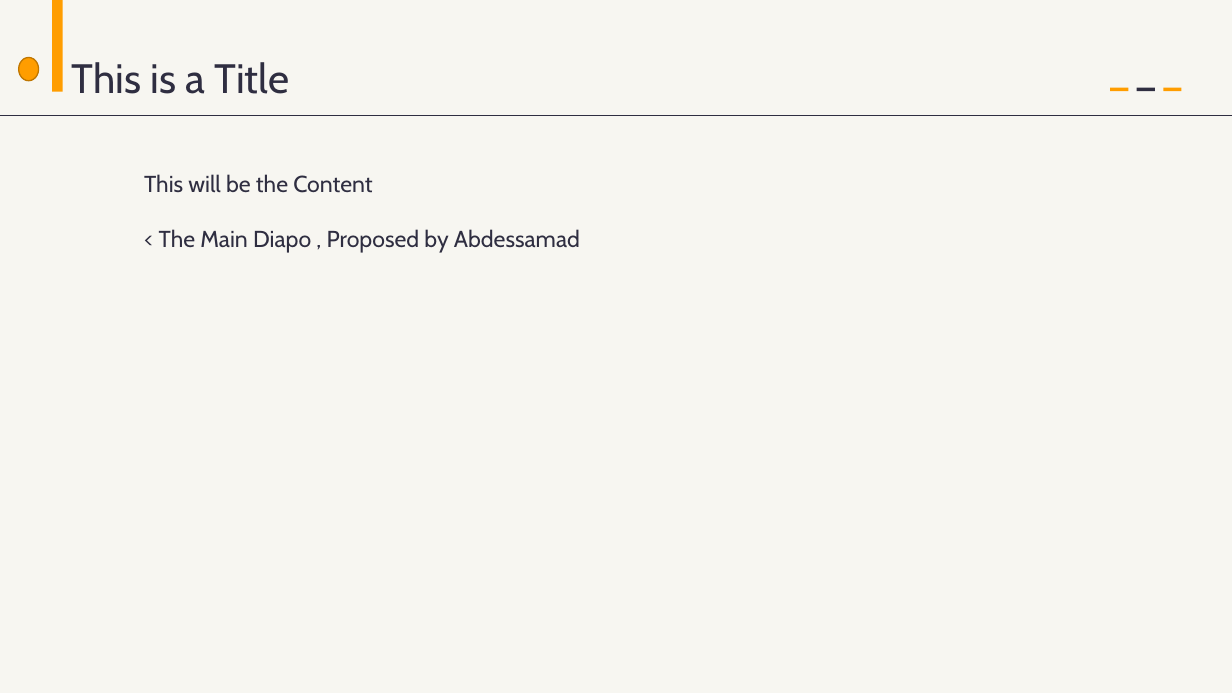
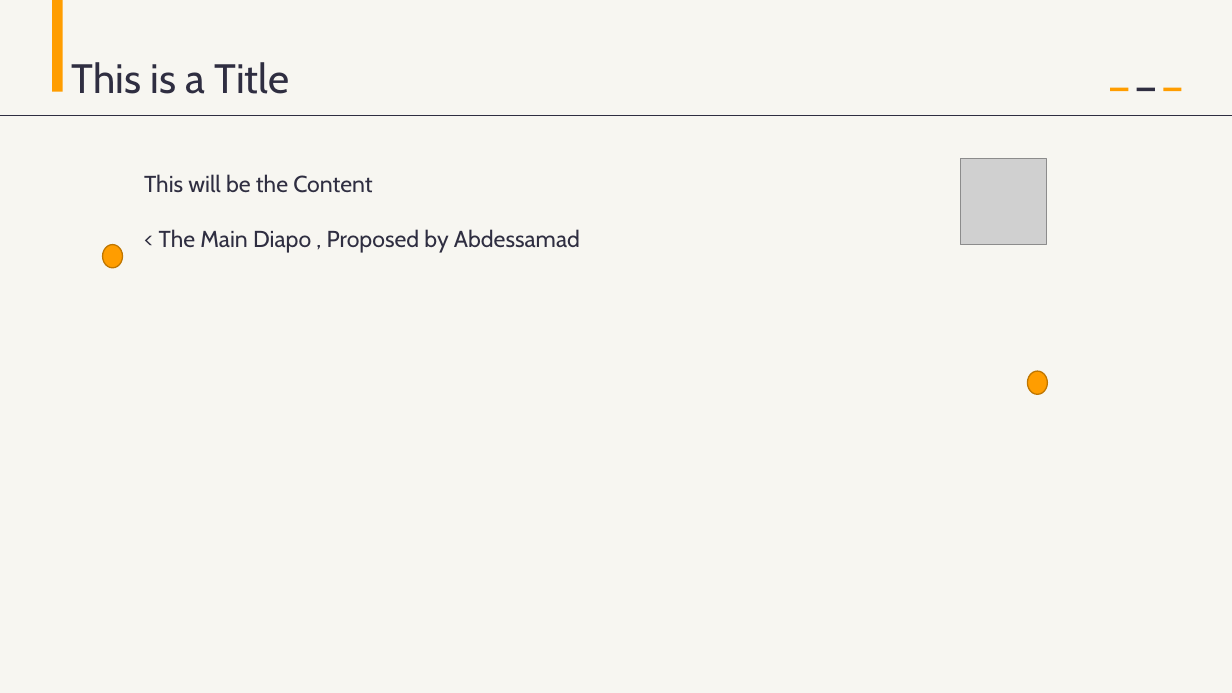
Before and after one commit to AbdessamadAbdaoui/Presentation_Git, a slide deck: slide 30 of presentation_Git.pptx (slide 1 before the commit). Drawn at 1232x693 pixels with LibreOffice and Linux fonts; fonts in the diff are those of the drawing; grey boxes stand for pictures. Boxes give left, top, right and bottom in pixels: in the first picture for what was removed or moved away, otherwise in the second. Text is boxed around its words. In the diff, an @@ line names an element or a change of style, - is before the commit and + after.

```diff
--- a/presentation_Git.pptx
+++ b/presentation_Git.pptx
@@ picture added at (x1=960, y1=158, x2=1046, y2=244) @@
@@ ellipse moved from (x1=18, y1=57, x2=39, y2=80) to (x1=103, y1=245, x2=123, y2=268) @@
@@ ellipse added at (x1=1028, y1=372, x2=1048, y2=395), fill #FF9D00, outline #BF7600 1 pt @@
```
Also in this commit, not shown: 1 other slide changed, 28 slides added, 2 slides removed.
